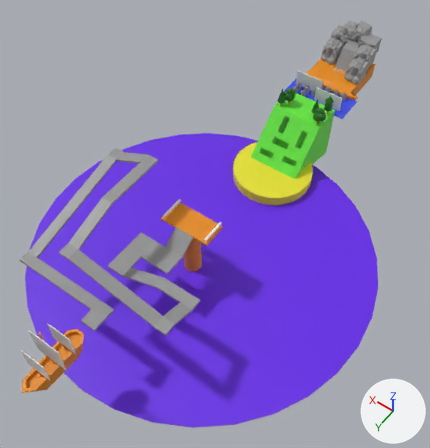
Before and after pictures for a commit that changed the glTF model homeisland.glb.
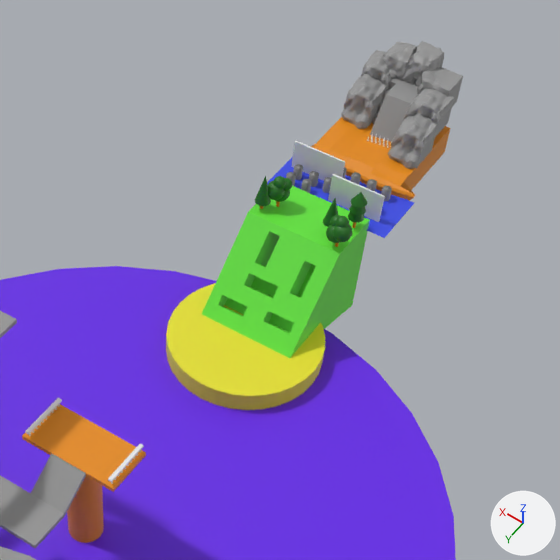
Each version appears first whole from a 50 mm lens placed at (-24.1, 65.1, 48.5), pointed at (-0.1, 31.6, -4.1), and next in a close-up on the part from 35% to 100% of the width and 0% to 63% of the height. The lights are fixed; the arrows at lower right show +X, +Y and +Z. Where no turn or scale is listed for an object, it has been applied to the vertices. Vertices at the same position are counted once.
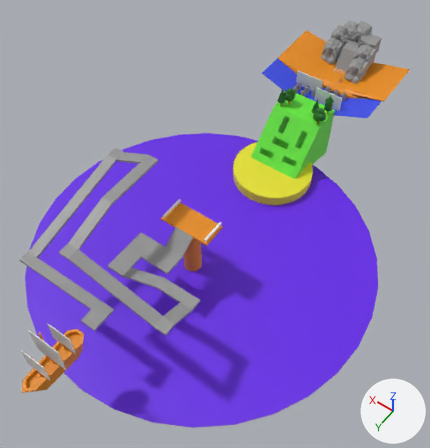
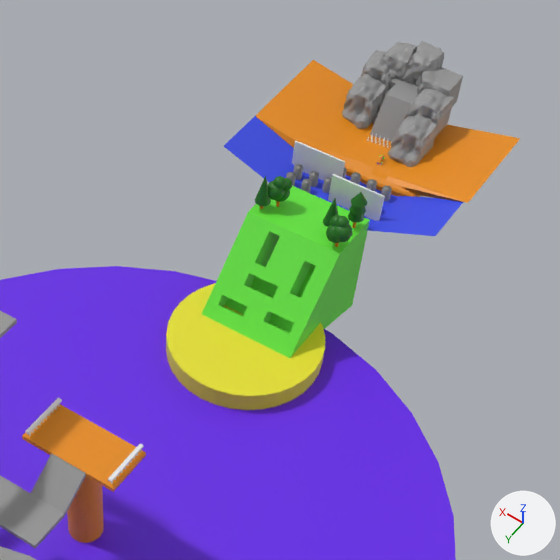
Commit message: homeisland: starte to add details to th ebeach near to river

Where the change shows, as pixel boxes (x1, y1, x2, y2) in the close-ups (560 x 560 px; the box of a moved part takes in the faces that stretch with it):
'Cube.012', reshaped
    before: (310, 117, 451, 201)
    after: (256, 60, 520, 203)
'Plane', reshaped (62% wider, 48% taller)
    before: (267, 157, 414, 238)
    after: (224, 116, 463, 236)
part 1 of me_cube_012, moved or reshaped
    before: (310, 117, 353, 153)
    after: (256, 60, 353, 153)
part 2 of me_cube_012, moved or reshaped
    before: (386, 126, 451, 194)
    after: (389, 125, 520, 203)

What the commit changed:
me_cube_012 has 56 vertices, 108 faces and spans x -4.39..3.85, y -3.79..3.91, z -1.0..1.08.
me_cube_012 is used by ob_cube_012; location (0.18, 2.56, -2.3).
Before the commit, vertices of me_cube_012: 4 (3.28, -3.79, 1.0), 12 (3.28, 2.33, 0.95) at pixel (319, 139), 14 (3.28, 3.36, 0.89), 15 (3.28, 2.89, 0.92) at pixel (315, 144).
Part 1, on me_cube_012:
Vertices 4, 12, 14, 15 of me_cube_012 move by (4.18, 0.0, 1.06).
Vertex 13 of me_cube_012 moves from (3.85, 3.8, 0.76) to (7.48, 3.8, 1.92) at pixel (254, 115).
Part 2, on me_cube_012:
Vertex 1 of me_cube_012 moves from (-3.28, -3.79, 1.0) at pixel (450, 128) to (-7.96, -3.79, 2.25) at pixel (520, 138).
Vertex 6 of me_cube_012 moves from (-3.28, 2.33, 1.0) at pixel (408, 176) to (-7.96, 2.33, 2.25) at pixel (479, 188).
Vertex 8 of me_cube_012 moves from (-3.28, 2.89, 0.97) at pixel (404, 181) to (-7.96, 3.92, 2.22) at pixel (468, 202).
me_plane has 4 vertices, 2 faces and spans x -4.36..4.36, y -2.04..2.04, z 0.0.
me_plane is used by ob_plane; location (0.0, 8.2, -1.99).
Verts and faces of me_plane; kept vertices keep their numbers, new ones are numbered from 4.
Before the commit, vertices of me_plane: 0 (-4.36, -2.04, 0.0) at pixel (414, 202), 1 (4.36, -2.04, 0.0), 2 (-4.36, 2.04, 0.0) at pixel (384, 238), 3 (4.36, 2.04, 0.0).
Part 3, on me_plane:
Vertices deleted: 0 to 3 (with the faces that use them).
New vertex 4 is at (-7.46, -2.04, 1.77), pixel (465, 199).
New vertex 5 is at (7.66, -2.04, 1.61), pixel (256, 114).
New vertex 6 is at (-3.12, -2.04, 0.0), pixel (397, 195).
New vertex 7 is at (-1.87, -2.04, 0.0).
New vertex 8 is at (-0.62, -2.04, 0.0).
New vertex 9 is at (0.62, -2.04, 0.0).
New vertex 10 is at (1.87, -2.04, 0.0).
New vertex 11 is at (3.12, -2.04, 0.0).
New vertices 12 to 19 stand at vertices 4 to 11, in that order, plus (0.0, 4.08, 0.0).
New faces: (5, 13, 11), (11, 13, 19), (4, 6, 14), (4, 14, 12), (6, 7, 15), (6, 15, 14).
New faces: (7, 8, 16), (7, 16, 15), (8, 9, 17), (8, 17, 16), (9, 10, 18), (9, 18, 17).
New faces: (10, 11, 19), (10, 19, 18).
